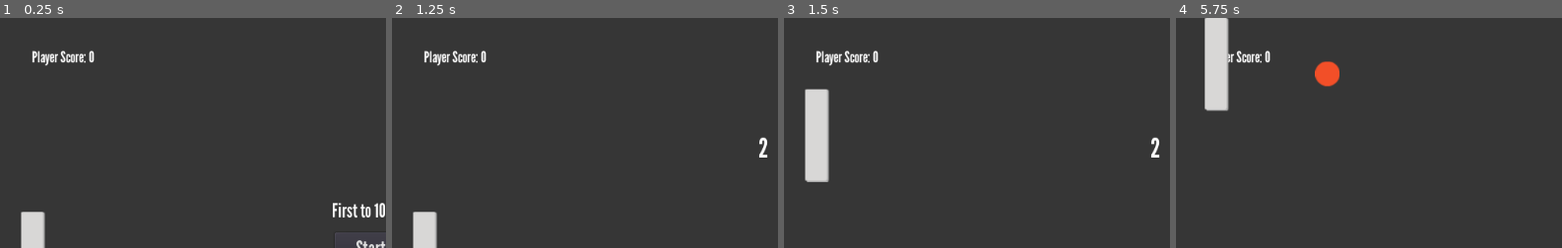
Above: before the commit, frames 1-4 (left to right).
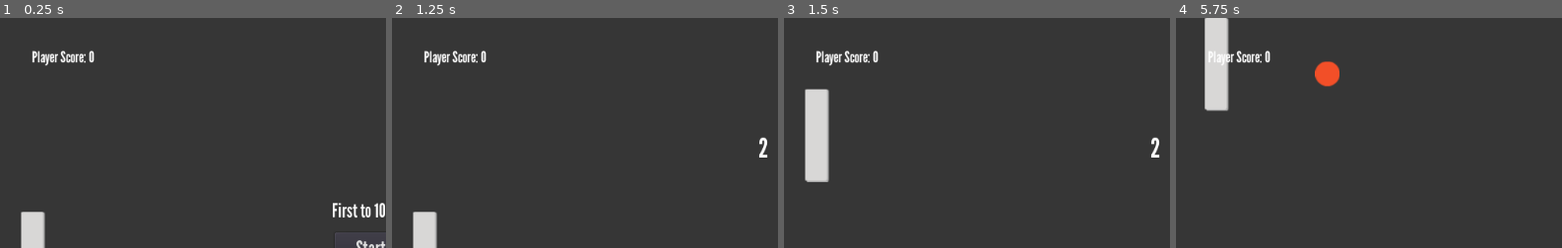
Above: after the commit, the same moments.

Repository: BishopToB4/pong
Game: Godot game, scene res://src/Main.tscn
Same seed, same stepped clock (60 frames per second), same inputs: the game is played once before the commit and once after it.
Inputs:
- Up to frame 1 (0.25 s): no input
- Up to frame 2 (1.25 s): click "Start!" at 0.5 s
- Up to frame 3 (1.5 s): tap Enter at 1.25 s; hold Up (up) from 1.28 s (still down)
- Up to frame 4 (5.75 s): tap Space at 2, 5 s; release Up (up) at 2.78 s; hold Down (down) 2.78-5.03 s; tap Enter at 4.25 s; hold Up (up) from 5.03 s (still down)
The pictures show only the part of the screen within x 0-50%, y 0-50%; the shares and areas given below are measured in that part.

Frames 1-3 are identical in both runs. In frame 4, 0.1% of the frame differs, in the area x 8-14%, y 14-21%.

Commit message:
Added toggle to stop repeat collisions

Diff:
--- a/project/src/Ball.gd
+++ b/project/src/Ball.gd
@@ -2,6 +2,7 @@
 
 var velocity = Vector2.ZERO
 var speed = 700
+var can_hit = true
 
 func _ready():
 	velocity.x = [-1, 1][randi() % 2]
@@ -10,5 +11,17 @@
 func _physics_process(delta):
 	var collision_object = move_and_collide(velocity * speed * delta)
 	if collision_object:
-		velocity = velocity.bounce(collision_object.normal)
-		$BounceNoise.play()
+		if collision_object.collider.is_in_group('PaddleGroup') and can_hit == true:
+			print("Paddle. can_hit = TRUE")
+			can_hit = false
+			$PaddleCollisionTimer.start()
+			velocity = velocity.bounce(collision_object.normal)
+			$BounceNoise.play()
+		elif collision_object.collider.is_in_group('PaddleGroup') and can_hit == false:
+			pass
+		else:
+			velocity = velocity.bounce(collision_object.normal)
+			$BounceNoise.play()
+
+func _on_PaddleCollisionTimer_timeout():
+	can_hit = true
--- a/project/src/Ball.tscn
+++ b/project/src/Ball.tscn
@@ -22,3 +22,9 @@
 
 [node name="BounceNoise" type="AudioStreamPlayer" parent="."]
 stream = ExtResource( 3 )
+
+[node name="PaddleCollisionTimer" type="Timer" parent="."]
+wait_time = 0.1
+one_shot = true
+
+[connection signal="timeout" from="PaddleCollisionTimer" to="." method="_on_PaddleCollisionTimer_timeout"]
--- a/project/src/Main.tscn
+++ b/project/src/Main.tscn
@@ -17,16 +17,16 @@
 [sub_resource type="RectangleShape2D" id=2]
 extents = Vector2( 32, 300 )
 
+[sub_resource type="DynamicFont" id=3]
+size = 25
+font_data = ExtResource( 6 )
+
 [sub_resource type="DynamicFont" id=5]
 size = 20
 font_data = ExtResource( 6 )
 
 [sub_resource type="DynamicFont" id=6]
 size = 20
-font_data = ExtResource( 6 )
-
-[sub_resource type="DynamicFont" id=3]
-size = 25
 font_data = ExtResource( 6 )
 
 [sub_resource type="DynamicFont" id=7]
@@ -60,7 +60,7 @@
 [node name="BallSpawnLocation" type="Position2D" parent="."]
 position = Vector2( 509, 306 )
 
-[node name="Enemy" parent="." instance=ExtResource( 4 )]
+[node name="Enemy" parent="." groups=["PaddleGroup"] instance=ExtResource( 4 )]
 position = Vector2( 945, 306 )
 
 [node name="Start" type="Button" parent="."]
@@ -94,22 +94,6 @@
 position = Vector2( -32, 300 )
 shape = SubResource( 2 )
 
-[node name="PlayerScoreLabel" type="Label" parent="."]
-margin_left = 62.0
-margin_top = 39.0
-margin_right = 113.0
-margin_bottom = 53.0
-custom_fonts/font = SubResource( 5 )
-text = "Player Score: 0"
-
-[node name="EnemyScoreLabel" type="Label" parent="."]
-margin_left = 840.0
-margin_top = 39.0
-margin_right = 938.0
-margin_bottom = 53.0
-custom_fonts/font = SubResource( 6 )
-text = "Enemy Score: 0"
-
 [node name="Instructions" type="Label" parent="."]
 margin_left = 452.0
 margin_top = 236.0
@@ -119,8 +103,24 @@
 text = "First to 10 wins!"
 align = 1
 
-[node name="Bat" parent="." instance=ExtResource( 1 )]
+[node name="Bat" parent="." groups=["PaddleGroup"] instance=ExtResource( 1 )]
 position = Vector2( 64, 313 )
+
+[node name="PlayerScoreLabel" type="Label" parent="."]
+margin_left = 62.0
+margin_top = 39.0
+margin_right = 143.0
+margin_bottom = 64.0
+custom_fonts/font = SubResource( 5 )
+text = "Player Score: 0"
+
+[node name="EnemyScoreLabel" type="Label" parent="."]
+margin_left = 840.0
+margin_top = 39.0
+margin_right = 938.0
+margin_bottom = 64.0
+custom_fonts/font = SubResource( 6 )
+text = "Enemy Score: 0"
 
 [node name="ScoreSound" type="AudioStreamPlayer" parent="."]
 stream = ExtResource( 5 )
